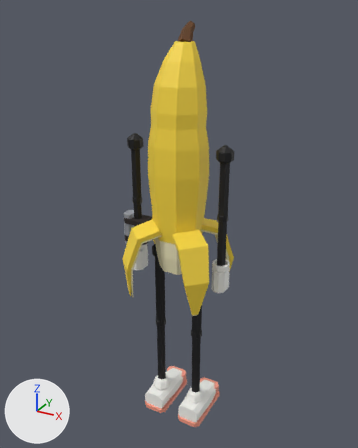
An edit to the glTF model game/player/robot/kits/banana.glb, drawn before and after from the same camera.
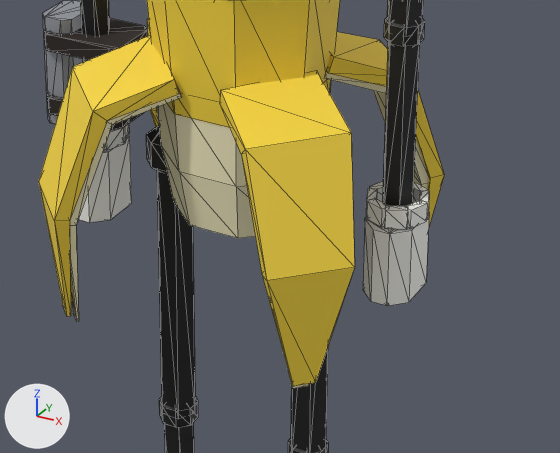
Each version is shown whole from a camera (50 mm lens) standing at (0.986, -1.785, 1.948) and looking at (-0.018, 0.039, 1.035), then close up on the part from 31% to 74% of the width and 47% to 75% of the height. Every picture has the same lights, and +X, +Y and +Z are marked at lower left. The first two pictures are the older version. The close-ups show mesh edges as thin lines. Vertices at exactly the same position are counted once.

Script lines for the objects in view, before the commit:
```python
me_banana = bpy.data.meshes.new('Banana')
me_banana.from_pydata(...)  # 1198 vertices, 2128 faces; spans x -0.28..0.25, y -0.21..0.21, z 0.0..1.89
me_banana.materials.append(mat_accent)  # beige #f9a089
me_banana.materials.append(mat_detail)  # grey #a2a6ad
me_banana.materials.append(mat_armor_banana)  # yellow #fad940
me_banana.materials.append(mat_extra_banana)  # yellow #fad940
me_banana.materials.append(mat_eye_white)  # white #f7f7f2
me_banana.materials.append(mat_black)  # black #0a0a0d
me_banana.materials.append(mat_white)  # white #f5f5f0
me_banana.materials.append(mat_wood)  # brown #664224
me_banana.materials.append(mat_peel)  # beige #f7f0c7
me_banana.materials.append(mat_dark)  # black #29211f
me_banana.materials.append(mat_trim_black)  # black #0a0a0d
ob_banana = bpy.data.objects.new('Banana', me_banana)
ob_banana.location = (0.0, 0.0, 0.0)
```
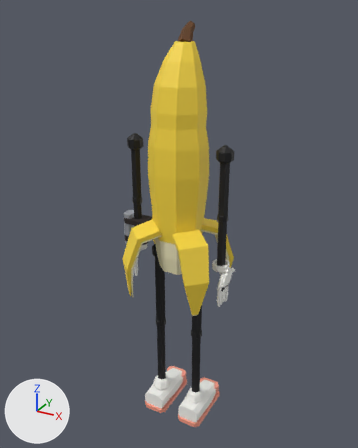
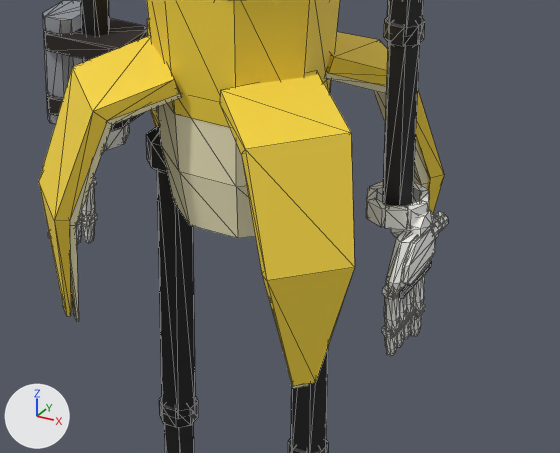
Pixel boxes (x1, y1, x2, y2) of what changed, in the close-ups (560 x 453 px):
'Banana', reshaped: before (39, 0, 444, 453); after (39, 0, 448, 453)
part 1 of me_banana, added: after (391, 210, 434, 237)
part 2 of me_banana, added (mostly hidden): after (89, 176, 97, 189)
part 3 of me_banana, added: after (413, 276, 425, 309)
part 4 of me_banana, added: after (82, 186, 95, 218)
part 5 of me_banana, added: after (412, 304, 425, 320)
part 6 of me_banana, added: after (82, 212, 97, 227)
part 7 of me_banana, added: after (410, 314, 422, 336)
part 8 of me_banana, added: after (406, 306, 415, 320)
part 9 of me_banana, added: after (76, 214, 84, 227)
part 10 of me_banana, added: after (404, 316, 413, 339)
part 11 of me_banana, added: after (399, 314, 408, 328)
part 12 of me_banana, added: after (397, 324, 406, 347)
part 13 of me_banana, added: after (382, 284, 398, 300)
part 14 of me_banana, added: after (384, 297, 401, 328)
part 15 of me_banana, added: after (382, 322, 401, 339)
part 16 of me_banana, added: after (385, 333, 398, 356)
part 17 of me_banana, added (mostly hidden): after (433, 215, 445, 232)
part 18 of me_banana, added (mostly hidden): after (432, 224, 439, 238)
part 19 of me_banana, cut back: before (79, 136, 132, 222); after (76, 210, 95, 244)
part 20 of me_banana, reshaped: before (363, 211, 429, 306); after (386, 212, 448, 320)

Patch to the scene script:
```diff
--- a/game/player/robot/kits/banana.glb.py
+++ b/game/player/robot/kits/banana.glb.py
@@ me_banana @@
-me_banana.from_pydata(...)  # 1198 vertices, 2128 faces; spans x -0.28..0.25, y -0.21..0.21, z 0.0..1.89
+me_banana.from_pydata(...)  # 2142 vertices, 3832 faces; spans x -0.28..0.26, y -0.21..0.21, z 0.0..1.89
+# me_banana part 1: a new loose piece, an 8-sided cylinder along x spanning x 0.219..0.257, y -0.025..0.013, z 0.863..0.901, in mat_white (white #f5f5f0)
+# me_banana part 2: a new loose piece, an 8-sided cylinder along y spanning x -0.252..-0.232, y -0.004..0.015, z 0.801..0.821, in mat_white (white #f5f5f0)
+# me_banana part 3: the loose piece of 24 vertices spanning x -0.1..0.1, y -0.09..0.09, z 0.84..1.03 is copied, and the copy is scaled about its middle by (-0.0583, 0.0767, -0.281), then moved by (0.24, 0.01, -0.16), in mat_white (white #f5f5f0); it spans x 0.23..0.25, y 0.0..0.02, z 0.76..0.81
+# me_banana part 4: the loose piece of 24 vertices spanning x -0.1..0.1, y -0.09..0.09, z 0.84..1.03 is copied, and the copy is scaled about its middle by (0.0553, 0.103, 0.293), then moved by (-0.24, 0.01, -0.15), in mat_white (white #f5f5f0); it spans x -0.25..-0.23, y 0.0..0.02, z 0.76..0.81
+# me_banana part 5: a new loose piece, an 8-sided cylinder along y spanning x 0.233..0.251, y -0.003..0.015, z 0.747..0.765, in mat_white (white #f5f5f0)
+# me_banana part 6: a new loose piece, an 8-sided cylinder along y spanning x -0.251..-0.233, y -0.003..0.015, z 0.747..0.765, in mat_white (white #f5f5f0)
+# me_banana part 7: the loose piece of 24 vertices spanning x -0.1..0.1, y -0.09..0.09, z 0.84..1.03 is copied, and the copy is scaled about its middle by (-0.0442, 0.0627, -0.179), then moved by (0.24, 0.01, -0.2), in mat_white (white #f5f5f0); it spans x 0.23..0.25, y 0.0..0.01, z 0.72..0.76
+# me_banana part 8: a new loose piece, an 8-sided cylinder along y spanning x 0.233..0.251, y -0.034..-0.015, z 0.76..0.778, in mat_white (white #f5f5f0)
+# me_banana part 9: a new loose piece, an 8-sided cylinder along y spanning x -0.251..-0.233, y -0.034..-0.015, z 0.76..0.778, in mat_white (white #f5f5f0)
+# me_banana part 10: the loose piece of 24 vertices spanning x -0.1..0.1, y -0.09..0.09, z 0.84..1.03 is copied, and the copy is scaled about its middle by (-0.0442, 0.0627, -0.179), then moved by (0.24, -0.02, -0.19), in mat_white (white #f5f5f0); it spans x 0.23..0.25, y -0.03..-0.02, z 0.73..0.77
+# me_banana part 11: a new loose piece, an 8-sided cylinder along y spanning x 0.233..0.251, y -0.054..-0.036, z 0.76..0.778, in mat_white (white #f5f5f0)
+# me_banana part 12: the loose piece of 24 vertices spanning x -0.1..0.1, y -0.09..0.09, z 0.84..1.03 is copied, and the copy is scaled about its middle by (-0.0442, 0.0627, -0.179), then moved by (0.24, -0.05, -0.19), in mat_white (white #f5f5f0); it spans x 0.23..0.25, y -0.05..-0.04, z 0.73..0.77
+# me_banana part 13: a new loose piece, an 8-sided cylinder along y spanning x 0.232..0.252, y -0.076..-0.057, z 0.814..0.834, in mat_white (white #f5f5f0)
+# me_banana part 14: the loose piece of 24 vertices spanning x -0.1..0.1, y -0.09..0.09, z 0.84..1.03 is copied, and the copy is scaled about its middle by (0.0323, 0.0968, 0.293), then moved by (0.24, -0.07, -0.14), in mat_white (white #f5f5f0); it spans x 0.23..0.25, y -0.08..-0.06, z 0.77..0.82
+# me_banana part 15: a new loose piece, an 8-sided cylinder along y spanning x 0.233..0.251, y -0.075..-0.058, z 0.76..0.778, in mat_white (white #f5f5f0)
+# me_banana part 16: the loose piece of 24 vertices spanning x -0.1..0.1, y -0.09..0.09, z 0.84..1.03 is copied, and the copy is scaled about its middle by (-0.0442, 0.0627, -0.179), then moved by (0.24, -0.07, -0.19), in mat_white (white #f5f5f0); it spans x 0.23..0.25, y -0.08..-0.06, z 0.73..0.77
+# me_banana part 17: the loose piece of 24 vertices spanning x -0.1..0.1, y -0.09..0.09, z 0.84..1.03 is copied, and the copy is multiplied about its middle by the matrix ((-0.077, -0.077, 0.0), (0.0, 0.0, -0.109), (0.077, -0.077, 0.0)), then moved by (0.24, 0.05, -0.08), in mat_white (white #f5f5f0); it spans x 0.23..0.25, y 0.04..0.06, z 0.84..0.86
+# me_banana part 18: a new loose piece, an 8-sided cylinder along y spanning x 0.232..0.254, y 0.02..0.04, z 0.84..0.862, in mat_white (white #f5f5f0)
+# me_banana part 19: 3 vertices moved within x -0.25..-0.23, y -0.05..-0.03, z 0.79..0.88; 13 vertices removed from x -0.25..-0.18, y -0.05..0.05, z 0.79..0.88; 277 vertices added at x -0.26..-0.23, y -0.08..0.07, z 0.72..0.88
+# me_banana part 20: 3 vertices moved within x 0.23..0.25, y -0.05..-0.03, z 0.79..0.88; 13 vertices removed from x 0.18..0.25, y -0.05..0.05, z 0.79..0.88; 133 vertices added at x 0.23..0.26, y -0.08..0.07, z 0.77..0.88
+# other edits to the shape of me_banana do not show in these pictures
 me_banana.materials.append(mat_accent)
```
